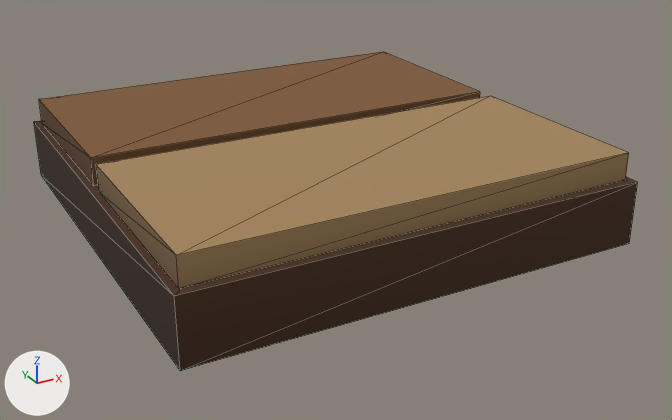
A saved change to the glTF model data/model/foundation_wood.glb.
Camera for both pictures: a camera (50 mm lens) standing at (-0.901, -1.761, 0.857) and looking at (0.032, -0.063, 0.009). The axes (+X, +Y, +Z) are drawn at lower left. The lights are the same throughout. The first picture is the older version. Mesh edges are drawn as thin lines. Vertices at exactly the same position are counted once.
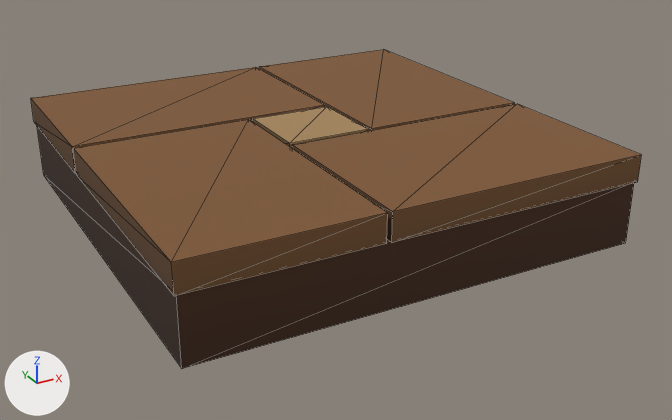
Changed parts and their boxes [x1, y1, x2, y2] in the pictures (672 x 420 px; the box of a moved part takes in the faces that stretch with it):
'Mesh_0', reshaped
    before: [34, 52, 638, 371]
    after: [31, 49, 641, 368]
part 1 of me_mesh_0, added (brown)
    after: [37, 126, 634, 368]
part 2 of me_mesh_0, added (brown)
    after: [253, 107, 368, 148]
part 3 of me_mesh_0, moved or reshaped
    before: [34, 52, 638, 371]
    after: [31, 49, 641, 296]

What changed in the scene script:
```text
Change me_mesh_0:
    used by ob_mesh_0; location = (0.0, 0.0, 0.0)
    remove me_mesh_0.from_pydata(...)  # 24 vertices, 36 faces; spans x -0.5..0.5, y -0.5..0.5, z 0.0..0.2
    add me_mesh_0.from_pydata(...)  # 48 vertices, 72 faces; spans x -0.5..0.5, y -0.5..0.5, z 0.0..0.2
    me_mesh_0 part 1: a new loose piece, a box spanning x -0.495..0.495, y -0.495..0.495, z 0.0..0.14, in mat_material_0 (picture img_image_0)
    me_mesh_0 part 2: a new loose piece, a box spanning x -0.095..0.095, y -0.095..0.095, z 0.14..0.2, in mat_material_0 (picture img_image_0)
    me_mesh_0 part 3
    20 vertices are removed from x -0.5..0.5, y -0.5..0.5, z 0.0..0.2
    36 faces are deleted
    16 vertices are added at x -0.5..0.5, y -0.5..0.5, z 0.14..0.2
    12 new vertices lie (0.0, 0.0, 0.06) away from vertices in x -0.5..0.5, y -0.5..0.5, z 0.14
    48 new faces join them
```
